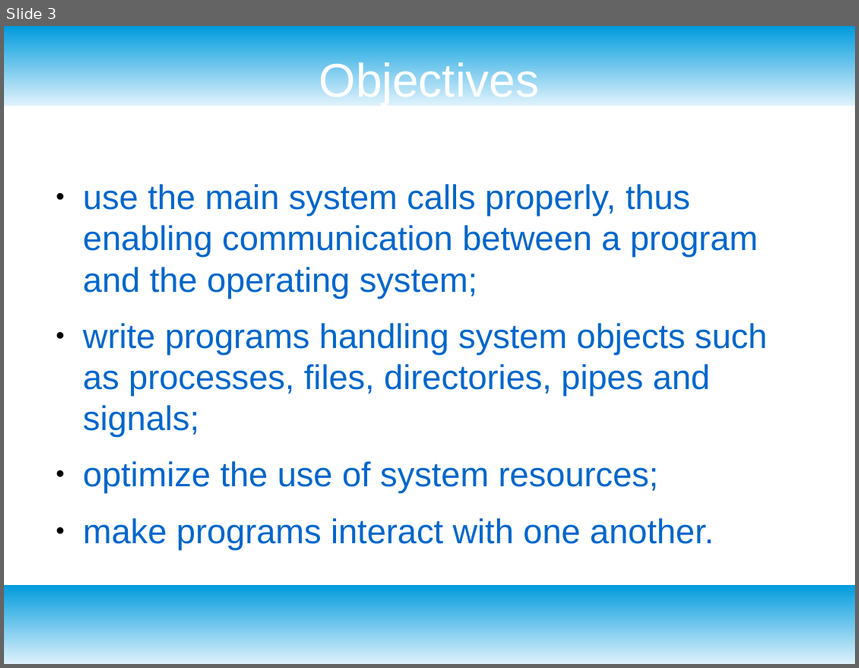
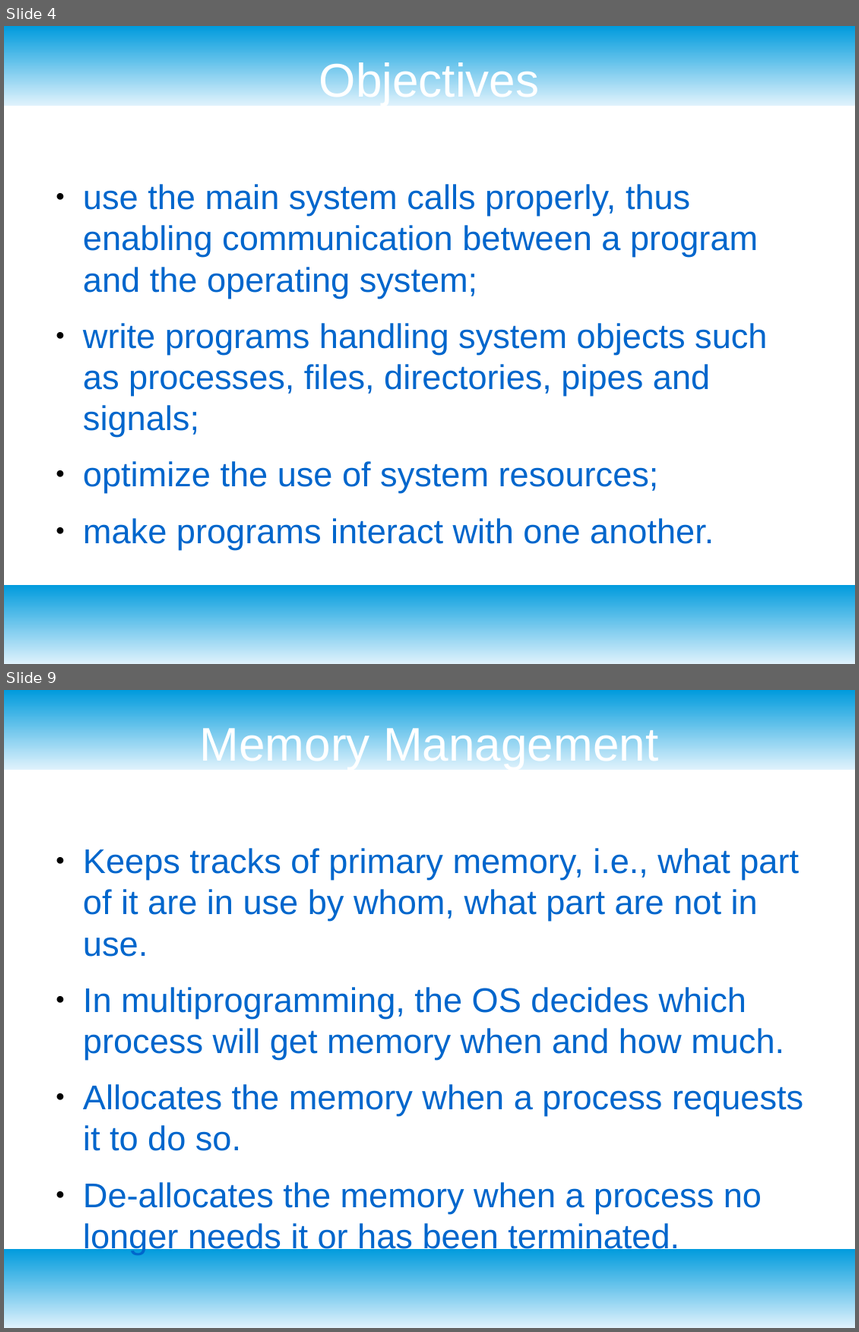
Before and after one commit to alievako/systemprogramming, a slide deck: lc1.odp. Shown one above the other, each under a label of ours: slide 3 before the commit, slides 4 and 9 after it; the slides between them are not shown. The pictures are 859x668 and 859x1332 pixels, drawn with LibreOffice and Linux fonts; fonts in the diff are those of the drawing. Boxes give left, top, right and bottom in pixels: in the first picture for what was removed or moved away, otherwise in the second. Text is boxed around its words. In the diff, an @@ line names an element or a change of style, - is before the commit and + after.

```diff
--- a/lc1.odp
+++ b/lc1.odp
@@ slide 9 added at box(4, 690, 855, 1328), background #FFFFFF; not listed: 2 template elements that a slide beside it also shows @@
@@ title added at box(200, 723, 658, 770), 44 pt, text #FFFFFF @@
+Memory Management
@@ text added at box(83, 848, 804, 1255), 32 pt, text #0066CC @@
+● Keeps tracks of primary memory, i.e., what part of it are in use by whom, what part are not in use.
+● In multiprogramming, the OS decides which process will get memory when and how much.
+● Allocates the memory when a process requests it to do so.
+● De-allocates the memory when a process no longer needs it or has been terminated.
@@ what was slide 3 is now slide 4 @@
```
Also in this commit, not shown: 2 slides changed, 38 other slides added, 1 slide removed, 4 other files.
